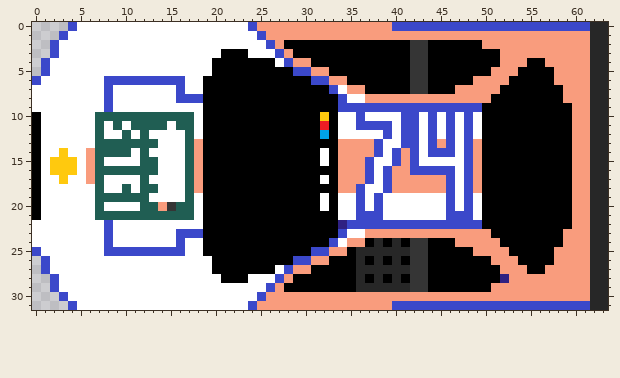
Edited in one commit: pixel-art sprite (Assets/Resources/cup20livery74.png). The picture above is the old version.
The file is 64x32 pixels.
And afterwards:
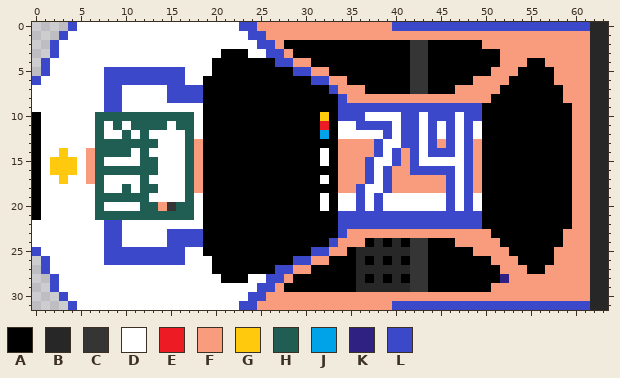
Palette (. is transparent): A #000000  B #272727  C #353535  D #ffffff  E #ed1c24  F #f99c7d  G #ffc90e  H #205e53  J #00a2e8  K #2f2182  L #3b48ca
Diff:
The author changed colour D to colour F in row 7 at x 34; in row 8 at x 35 to 36; in row 23 at x 35 to 36; in row 24 at x 34.
The author changed colour D to colour L in row 0 at x 23; in row 1 at x 24; in row 2 at x 25; in row 3 at x 26; in row 4 at x 27; in row 5 at x 8 to 16.
The author changed colour D to colour L in row 7 at x 9, 15 and 17 to 18; in row 8 at x 9 and 15; in row 9 at x 9; in row 10 at x 34 to 35, 45 and 49; in row 21 at x 34 to 35, 39 to 45 and 49; in row 22 at x 9.
The author changed colour D to colour L in row 23 at x 9 and 15; in row 24 at x 9, 15 and 17 to 18; in row 26 at x 8 to 16; in row 27 at x 27; in row 28 at x 26; in row 29 at x 25.
The author changed colour D to colour L in row 30 at x 24; in row 31 at x 23.
The author changed colour K to colour L in row 22 at x 34.
Pixel boxes of the changes (left, top, right, bottom) in both pictures:
changed: (239, 22, 284, 67)
changed: (104, 67, 203, 112)
changed: (338, 85, 365, 121)
changed: (437, 112, 482, 121)
changed: (338, 211, 482, 247)
changed: (104, 220, 203, 265)
changed: (239, 265, 284, 310)
